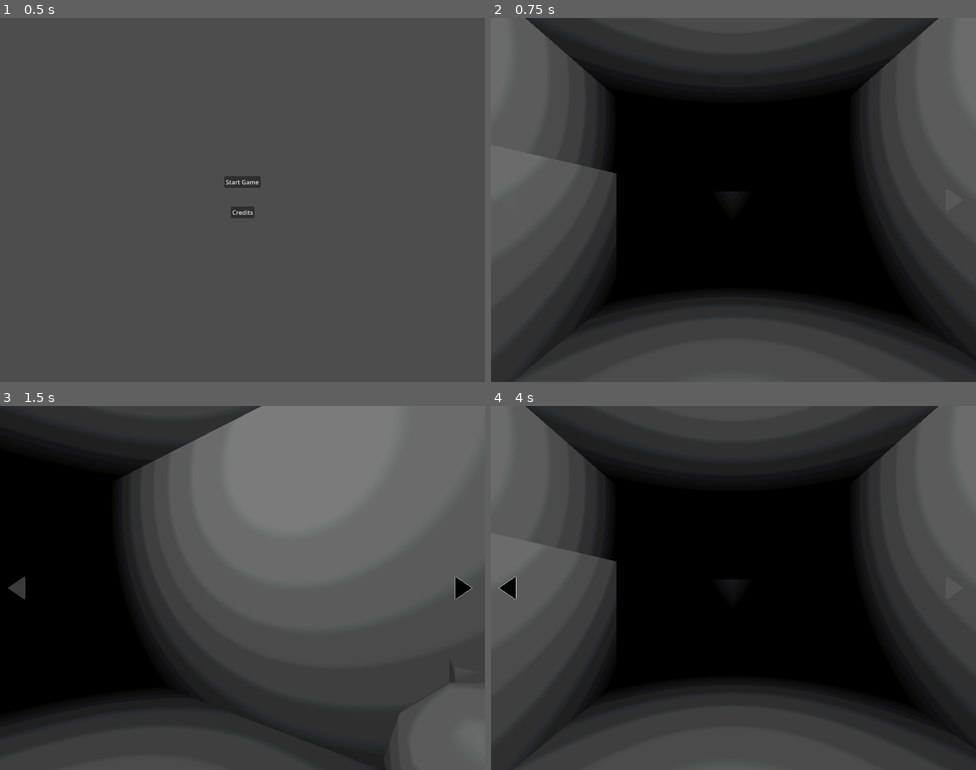
Above: before the commit, frames 1-4 (two rows, left to right).
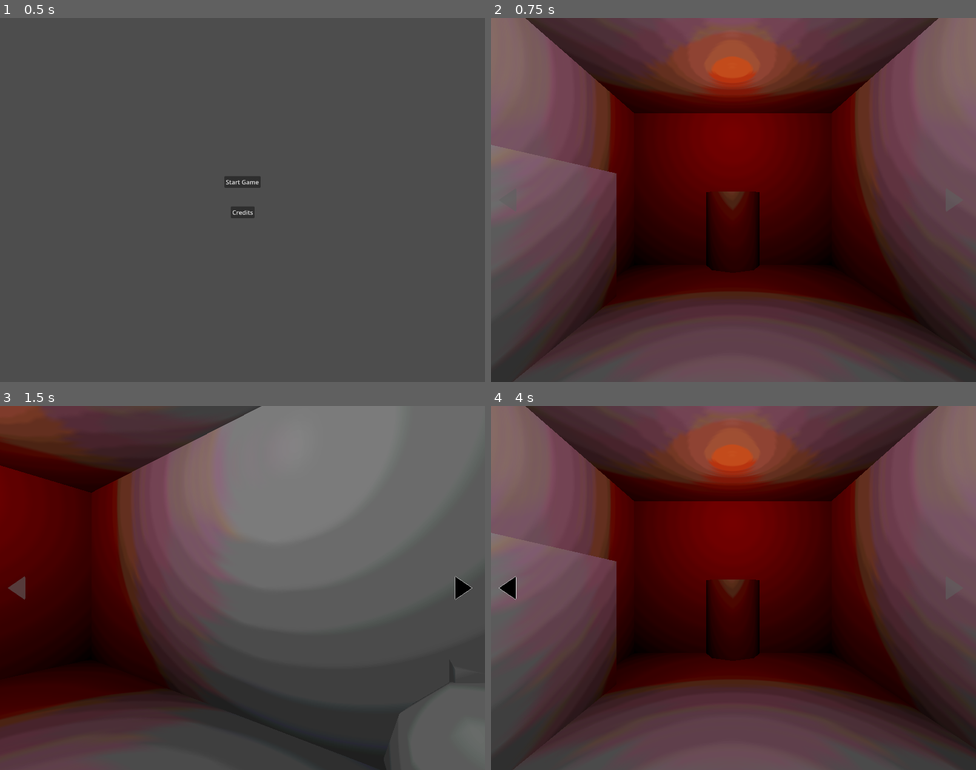
Above: after the commit, the same moments.

Repository: thecaptaincarrot/GMTK2026
Game: Godot game, scene res://main.tscn
Two runs of this game, one before a commit and one after it. Both use one fixed random seed, a clock stepped at 60 frames per second and the inputs below.
Inputs (mouse positions are in pixels of both pictures, inside the frame that each line leads up to):
- Up to frame 1 (0.5 s): no input
- Up to frame 2 (0.75 s): click "Start Game" at 0.5 s
- Up to frame 3 (1.5 s): click (460, 588) at 1.25 s
- Up to frame 4 (4 s): click (510, 588) at 2 s; click (951, 588) at 2.75 s; click (510, 588) at 3.5 s

Frame 1 is identical in both runs. In frame 2, 75% of the frame differs, in the area x 0-100%, y 0-100%; in frame 3, 35%; in frame 4, 75%.

Commit message:
spooky red light test

Diff:
--- a/scenes/game_world/rooms/TestRoom.tscn
+++ b/scenes/game_world/rooms/TestRoom.tscn
@@ -58,6 +58,12 @@
 light_energy = 2.0
 light_volumetric_fog_energy = 0.0
 
+[node name="OmniLight3D2" type="OmniLight3D" parent="." unique_id=1479560920]
+transform = Transform3D(1, 0, 0, 0, 1, 0, 0, 0, 1, 0, 3.409923, -1.9460484)
+light_color = Color(0.7893675, 0.042274505, 0.18317309, 1)
+light_energy = 2.0
+light_volumetric_fog_energy = 0.0
+
 [node name="PlayerPositions" type="Node" parent="." unique_id=773205362]
 
 [node name="1" parent="PlayerPositions" unique_id=840362772 instance=ExtResource("2_rwkeo")]
